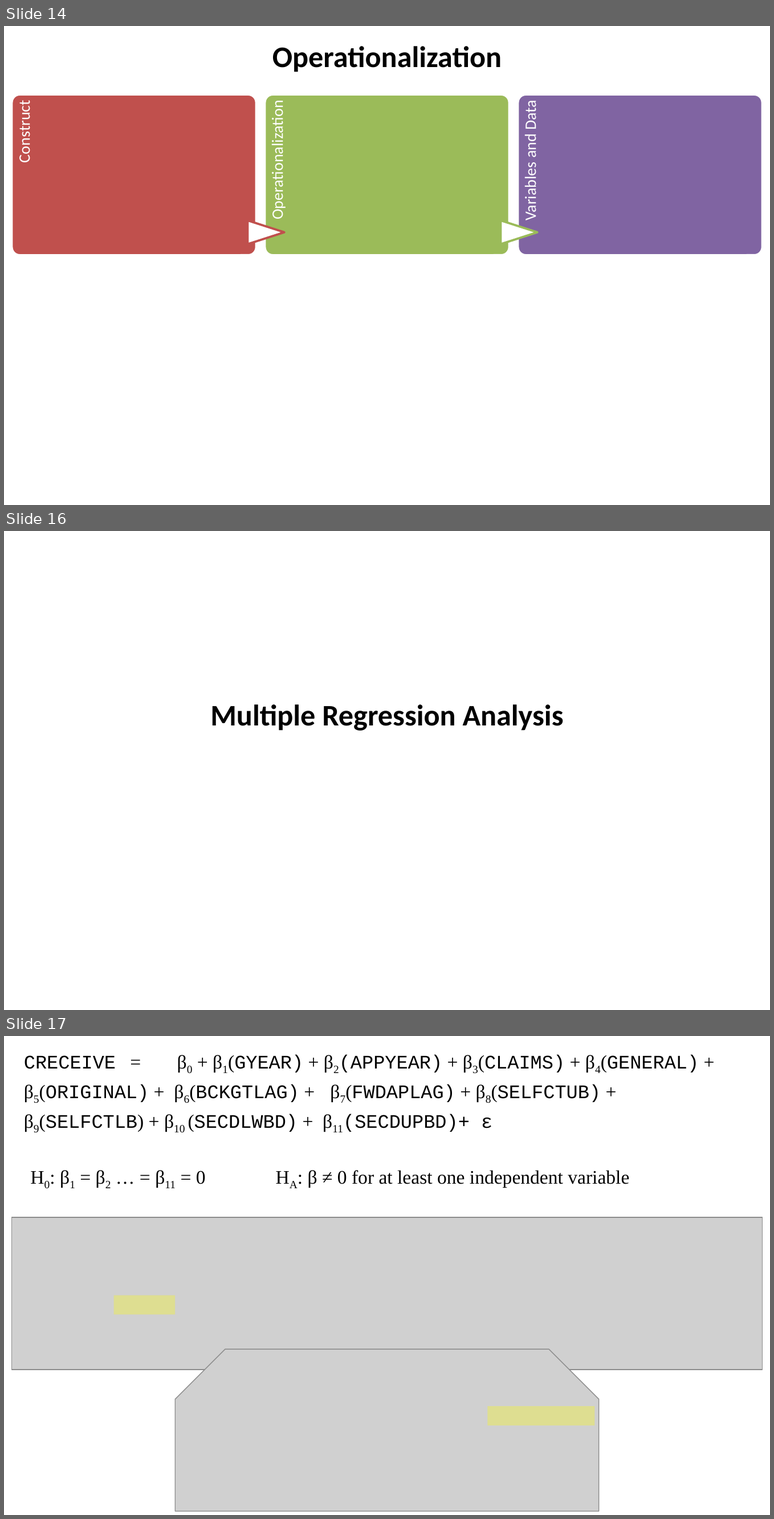
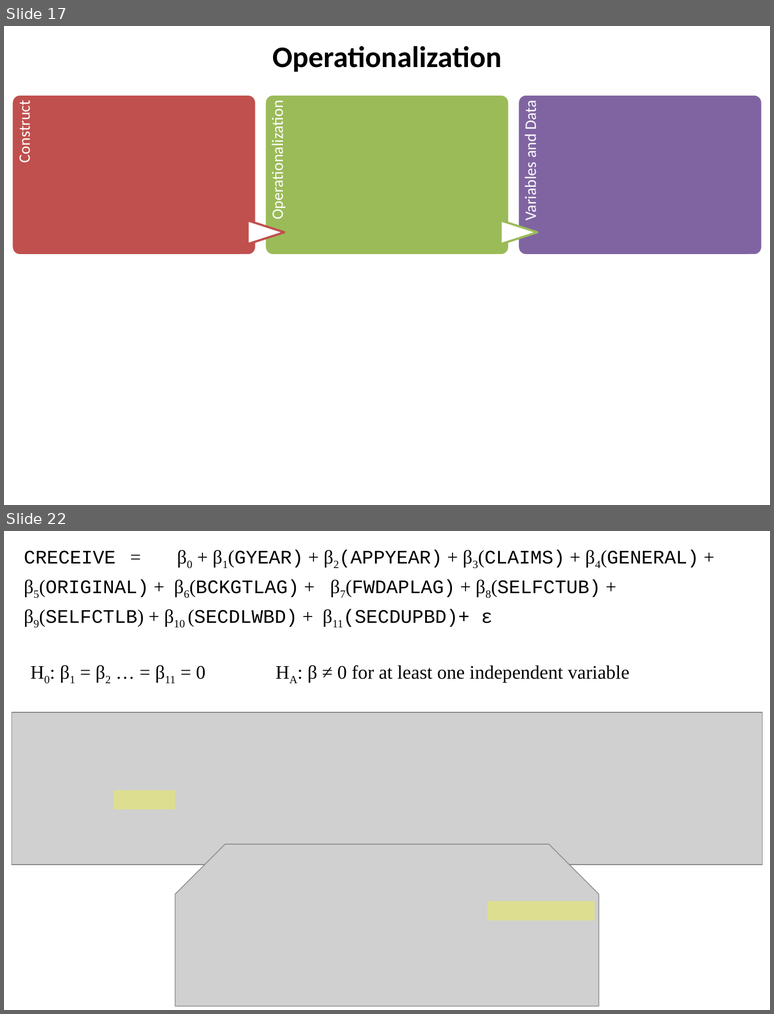
Before and after one commit to SLU-Courses-Townes/SOC5600, a slide deck: FinalProject/Presentation/Townes_SOC5600_FinalProject_Presentation.pptx. Shown one above the other, each under a label of ours: slides 14, 16 and 17 before the commit, slides 17 and 22 after it; the slides between them are not shown. The pictures are 774x1519 and 774x1014 pixels, drawn with LibreOffice and Linux fonts; fonts in the diff are those of the drawing; grey boxes stand for pictures. Boxes give left, top, right and bottom in pixels: in the first picture for what was removed or moved away, otherwise in the second. Text is boxed around its words. In the diff, an @@ line names an element or a change of style, - is before the commit and + after.

```diff
--- a/FinalProject/Presentation/Townes_SOC5600_FinalProject_Presentation.pptx
+++ b/FinalProject/Presentation/Townes_SOC5600_FinalProject_Presentation.pptx
@@ slide 16 removed at [4, 531, 770, 1010], background #FFFFFF @@
@@ text removed at [210, 704, 564, 730] @@
-Multiple Regression Analysis
@@ what was slide 14 is now slide 17 @@
@@ what was slide 17 is now slide 22 @@
```
Also in this commit, not shown: 2 slides changed, 8 slides added, 10 other slides removed.
